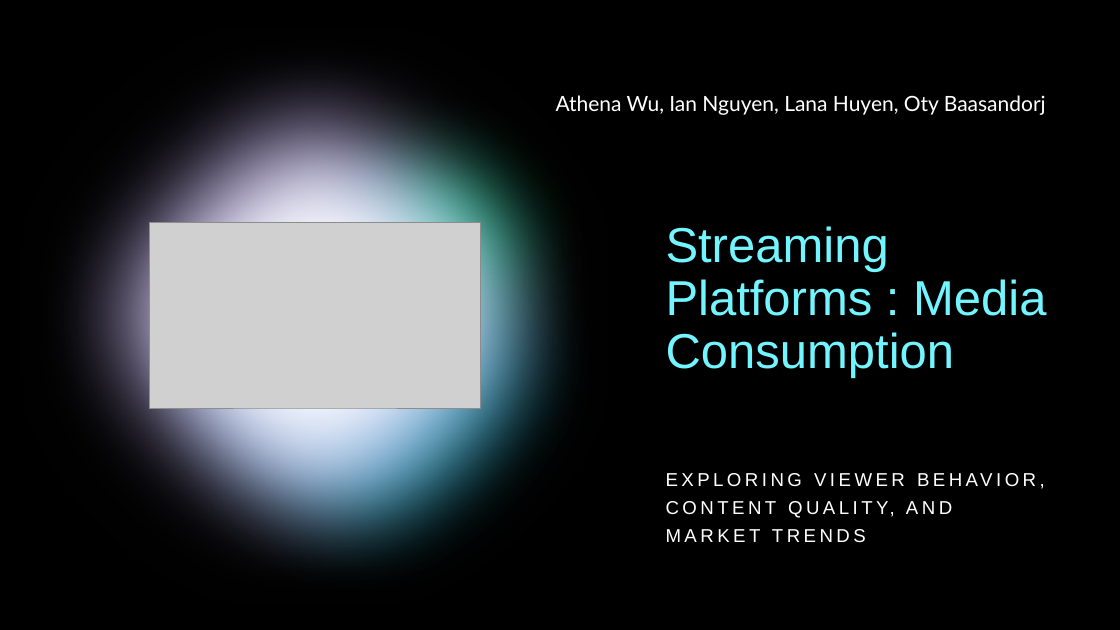
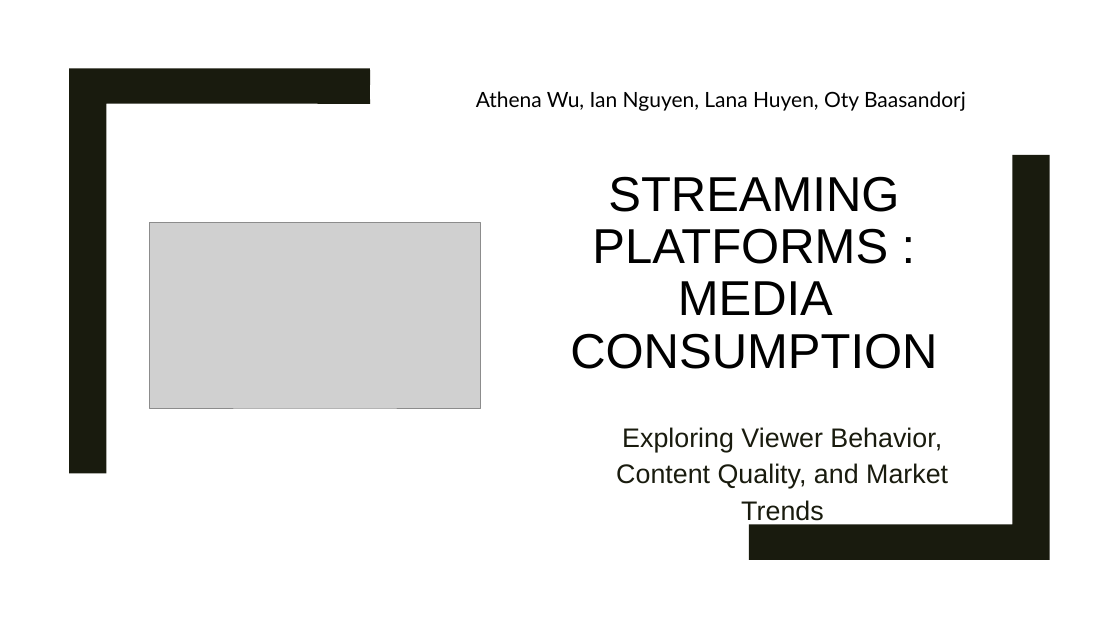
Before and after one commit to lanahuyen/media_tv, a slide deck: slide 1 of Presentation1.pptx. Drawn at 1120x630 pixels with LibreOffice and Linux fonts; fonts in the diff are those of the drawing; grey boxes stand for pictures. Boxes give left, top, right and bottom in pixels: in the first picture for what was removed or moved away, otherwise in the second. Text is boxed around its words. In the diff, an @@ line names an element or a change of style, - is before the commit and + after.

Commit message:
update presentation

```diff
--- a/Presentation1.pptx
+++ b/Presentation1.pptx
@@ background #000000 to #FFFFFF @@
@@ rectangle removed at <box>0,0,1120,630</box> @@
@@ ellipse removed at <box>0,0,630,630</box> @@
@@ freeform shape removed at <box>0,0,630,630</box> @@
@@ group removed at <box>0,0,1120,630</box>: 6 rectangles, 1 ellipse @@
@@ ellipse removed at <box>233,50,629,447</box> @@
@@ freeform shape added at <box>69,68,370,473</box>, fill #191B0E @@
@@ text "Athena Wu, Ian Nguyen, Lana ...": place and size @@
-text "Athena Wu, Ian Nguyen, Lana ..." at <box>556,95,1046,115</box>
+text "Athena Wu, Ian Nguyen, Lana ..." at <box>476,91,966,111</box>
@@ text "Athena Wu, Ian Nguyen, Lana ..." at <box>476,91,966,111</box>: text colour #FFFFFF to #000000 @@
@@ ellipse removed at <box>101,101,630,630</box> @@
@@ title at <box>570,176,937,369</box>: text changed; text colour gradient #00B0F0 to #74F5FF to #FE9E7A to #A2F8FF to #000000 @@
-Streaming Platforms : Media Consumption
+STREAMING PLATFORMS : MEDIA CONSUMPTION
@@ freeform shape added at <box>749,155,1050,560</box>, fill #191B0E @@
@@ subtitle at <box>616,427,948,525</box>: text changed; size 16 to 23 pt; text colour #FFFFFF to #191B0E @@
-EXPLORING VIEWER BEHAVIOR, CONTENT QUALITY, AND MARKET TRENDS
+Exploring Viewer Behavior, Content Quality, and Market Trends
```
Also in this commit, not shown: 10 other slides changed, 4 slides added, 1 slide removed, 1 other file.
